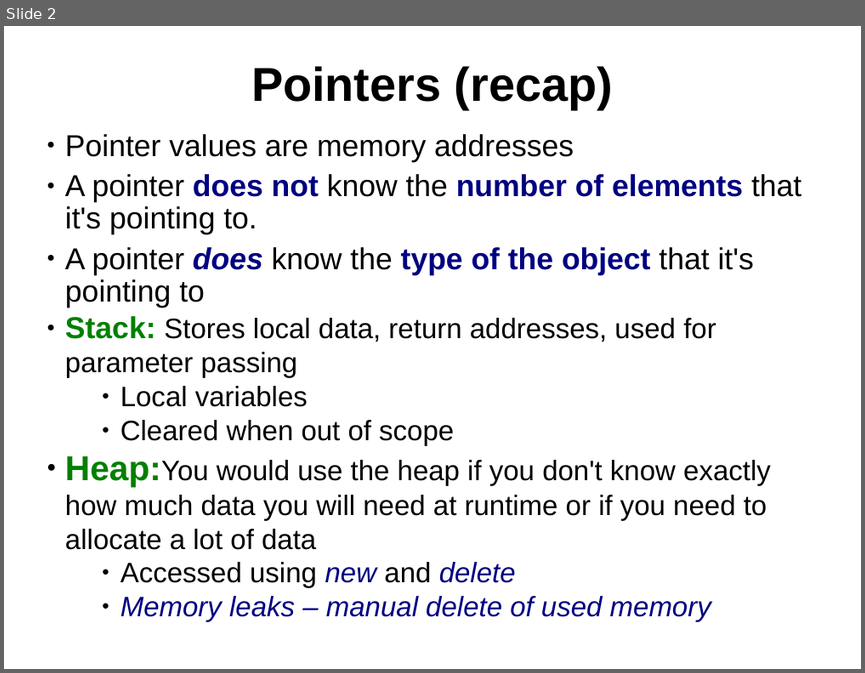
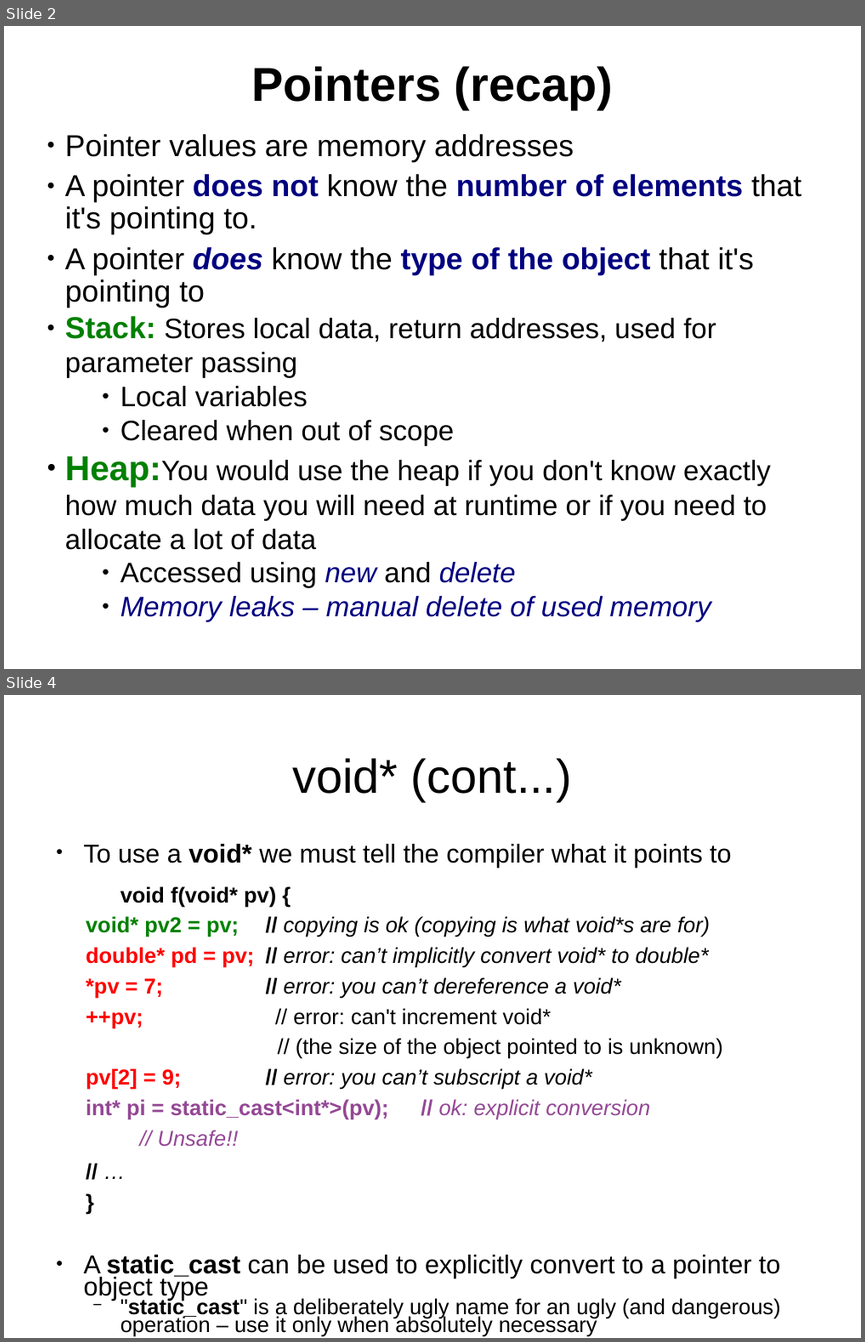
Before and after one commit to kks32/cpp-software-development, a slide deck: Ex7_Pointers_II/Ex7_Pointers-II.odp. Shown one above the other, each under a label of ours: slide 2 before the commit, slides 2 and 4 after it; the slides between them are not shown. The pictures are 865x673 and 865x1342 pixels, drawn with LibreOffice and Linux fonts; fonts in the diff are those of the drawing. Boxes give left, top, right and bottom in pixels: in the first picture for what was removed or moved away, otherwise in the second. Text is boxed around its words. In the diff, an @@ line names an element or a change of style, - is before the commit and + after.

Commit message:
void* and Ex6 - Warnings

```diff
--- a/Ex7_Pointers_II/Ex7_Pointers-II.odp
+++ b/Ex7_Pointers_II/Ex7_Pointers-II.odp
@@ slide 4 added at [4,695,861,1338], background #FFFFFF @@
@@ title added at [292,758,572,801], 44 pt, text #000000 @@
+void* (cont...)
@@ text added at [84,844,781,1333], 20 pt, text #000000 @@
+● To use a void* we must tell the compiler what it points to
+  void f(void* pv) {
+  void* pv2 = pv; // copying is ok (copying is what void*s are for)
+  double* pd = pv; // error: can’t implicitly convert void* to double*
+  *pv = 7; // error: you can’t dereference a void*
+  ++pv; // error: can't increment void*
+  // (the size of the object pointed to is unknown)
+  pv[2] = 9; // error: you can’t subscript a void*
+  int* pi = static_cast<int*>(pv); // ok: explicit conversion
+                // Unsafe!!
+  // …
+}
+● A static_cast can be used to explicitly convert to a pointer to object type
+  − "static_cast" is a deliberately ugly name for an ugly (and dangerous) operation – use it only when absolutely necessary
```
Also in this commit, not shown: 4 other slides added, 3 other files.
